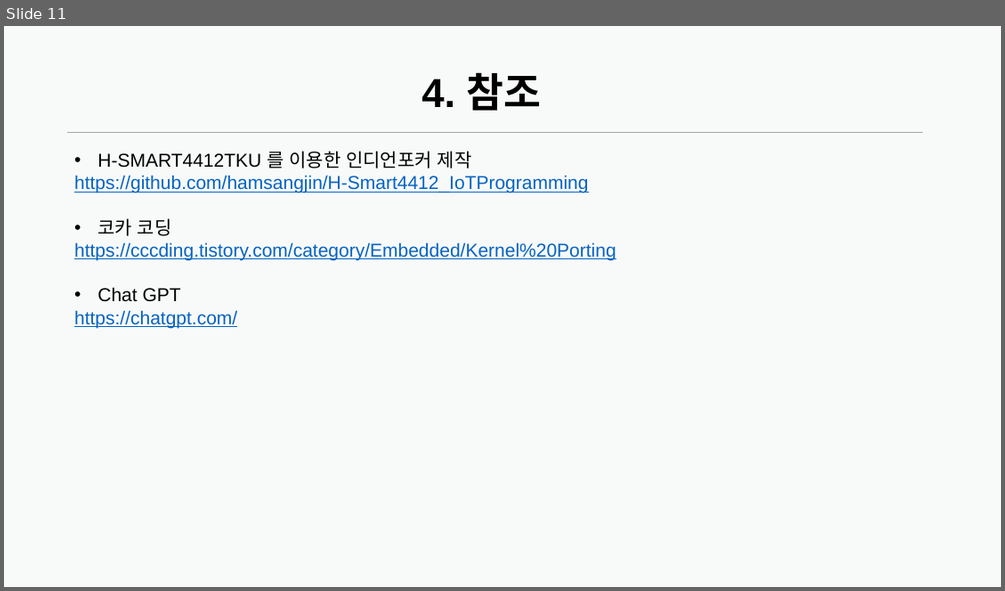
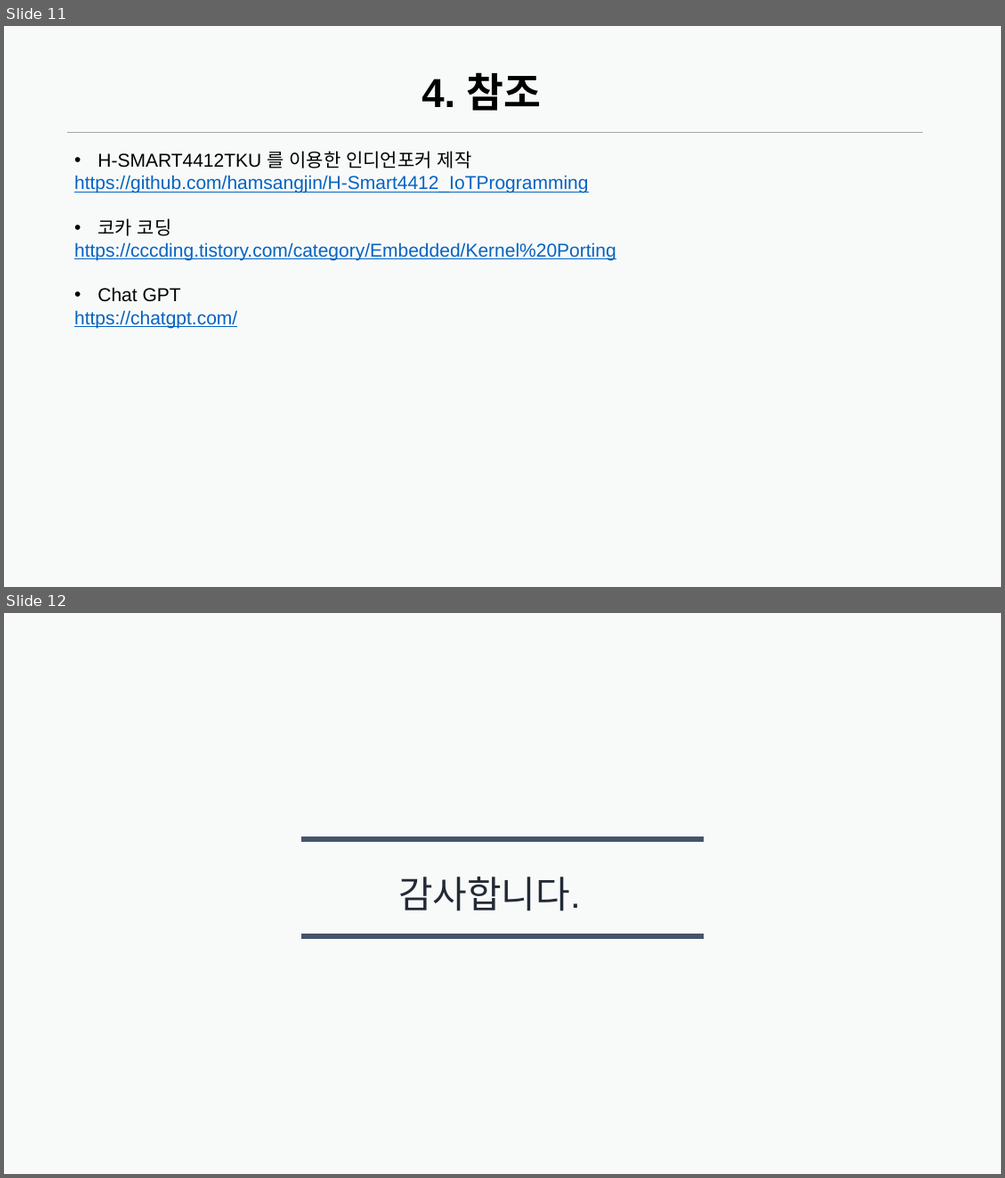
Before and after one commit to teitow/IoT_programming, a slide deck: Document/IoT프로그래밍 4조 최종 발표 및 시연.pptx. Shown one above the other, each under a label of ours: slide 11 before the commit, slides 11 and 12 after it. The pictures are 1005x591 and 1005x1178 pixels, drawn with LibreOffice and Linux fonts; fonts in the diff are those of the drawing. Boxes give left, top, right and bottom in pixels: in the first picture for what was removed or moved away, otherwise in the second. Text is boxed around its words. In the diff, an @@ line names an element or a change of style, - is before the commit and + after.

```diff
--- a/Document/IoT프로그래밍 4조 최종 발표 및 시연.pptx
+++ b/Document/IoT프로그래밍 4조 최종 발표 및 시연.pptx
@@ slide 12 added at (4,613,1001,1174), background #F8FAFA @@
@@ line added from (301, 840) to (704, 840), #44546A 5 pt @@
@@ text added at (398,876,581,911), 36 pt, text #222A35 @@
+감사합니다.
@@ line added from (301, 936) to (704, 936), #44546A 5 pt @@
```
Also in this commit, not shown: 2 slides changed.
